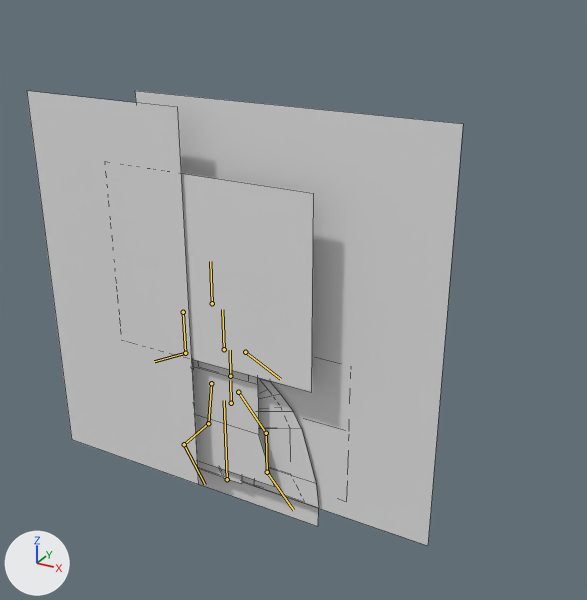
Before and after pictures for a commit that changed the FBX model Unity/Assets/Arcadians/AvatarMale/avatarMale.fbx.
Camera for both pictures: a 50 mm lens placed at (4.32, -6.3, 5.54), pointed at (0.74, 0.2, 2.29). Every picture has the same lights, and +X, +Y and +Z are marked at lower left. The bones that bend it are drawn over the model as lines. Mesh edges are drawn as thin lines.

In view in the first picture: 'avatar.Male'.
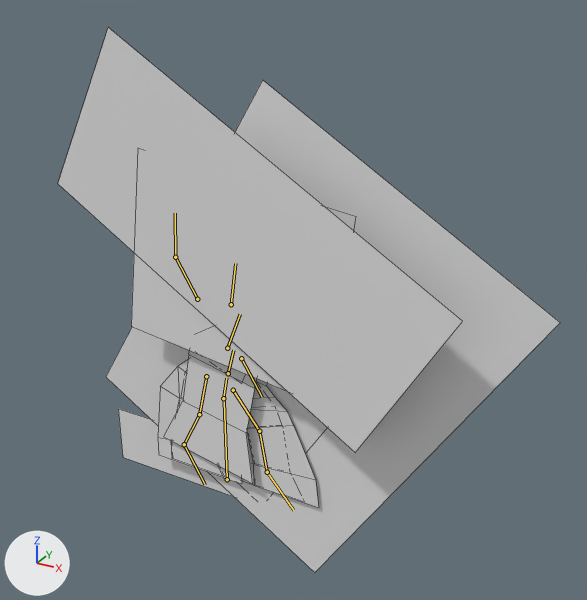
The newer file adds an action. The first version stands in its rest pose; the second is drawn at frame 12 of the action 'male.armature|m.win'.

Location of each change, (x1, y1, x2, y2) in pixels of the pictures (587 x 600 px):
'avatar.Male', posed (15% wider, 20% taller): before (27, 91, 463, 546); after (58, 28, 560, 572)
bone 'b_Spine.001', root to tip: before (231, 403) to (230, 380); after (223, 398) to (226, 378)
bone 'b_Spine.002', root to tip: before (230, 376) to (230, 350); after (228, 373) to (233, 350)
bone 'b_Spine.003', root to tip: before (224, 349) to (222, 309); after (227, 348) to (240, 314)
bone 'b_Head', root to tip: before (212, 303) to (210, 261); after (231, 304) to (235, 263)
bone 'b_LArm', root to tip: before (245, 352) to (280, 379); after (241, 358) to (262, 397)
bone 'b_RArm.001', root to tip: before (183, 312) to (185, 353); after (197, 299) to (175, 257)
bone 'b_RArm.002', root to tip: before (185, 353) to (154, 361); after (175, 257) to (175, 213)
bone 'b_LLeg.001', root to tip: before (238, 392) to (266, 433); after (233, 390) to (259, 431)
bone 'b_LLeg.002', root to tip: before (266, 433) to (267, 472); after (259, 431) to (267, 472)
bone 'b_RLeg.001', root to tip: before (211, 383) to (208, 423); after (206, 376) to (199, 414)
bone 'b_RLeg.002', root to tip: before (208, 423) to (184, 444); after (199, 414) to (184, 444)

The edits, one by one:
Bone 'b_Spine.001' (bone_b_spine_001) moves from (0.0, 0.0, 0.0) to (-0.098, 0.028, 0.0).
Bone 'b_Spine.001' (bone_b_spine_001) turns from (0, 0, 0) to (0, 0, -11) degrees about its own x, y and z.
Bone 'b_Spine.002' (bone_b_spine_002) turns from (0, 0, 0) to (0, 0, -4) degrees about its own x, y and z.
Bone 'b_Spine.003' (bone_b_spine_003) turns from (0, 0, 0) to (0, 0, -7) degrees about its own x, y and z.
Bone 'b_Head' (bone_b_head) turns from (0, 0, 0) to (0, 0, 14) degrees about its own x, y and z.
Bone 'b_LArm' (bone_b_larm) moves from (0.0, 0.0, 0.0) to (0.081, -0.045, 0.0).
Bone 'b_LArm' (bone_b_larm) turns from (0, 0, 0) to (0, 0, -10) degrees about its own x, y and z.
Bone 'b_RArm.001' (bone_b_rarm_001) turns from (0, 0, 0) to (0, 0, -127) degrees about its own x, y and z.
Bone 'b_RArm.002' (bone_b_rarm_002) turns from (0, 0, 0) to (0, 0, 28) degrees about its own x, y and z.
Bone 'b_LLeg.001' (bone_b_lleg_001) turns from (0, 0, 0) to (0, 0, 9) degrees about its own x, y and z.
Bone 'b_LLeg.002' (bone_b_lleg_002) turns from (0, 0, 0) to (0, 0, 12) degrees about its own x, y and z.
Bone 'b_LFoot' (bone_b_lfoot) turns from (0, 0, 0) to (0, 0, -10) degrees about its own x, y and z.
Bone 'b_RLeg.001' (bone_b_rleg_001) turns from (0, 0, 0) to (0, 0, 5) degrees about its own x, y and z.
Bone 'b_RLeg.002' (bone_b_rleg_002) turns from (0, 0, 0) to (0, 0, 22) degrees about its own x, y and z.
Bone 'b_RFoot' (bone_b_rfoot) turns from (0, 0, 0) to (0, 0, -15) degrees about its own x, y and z.
